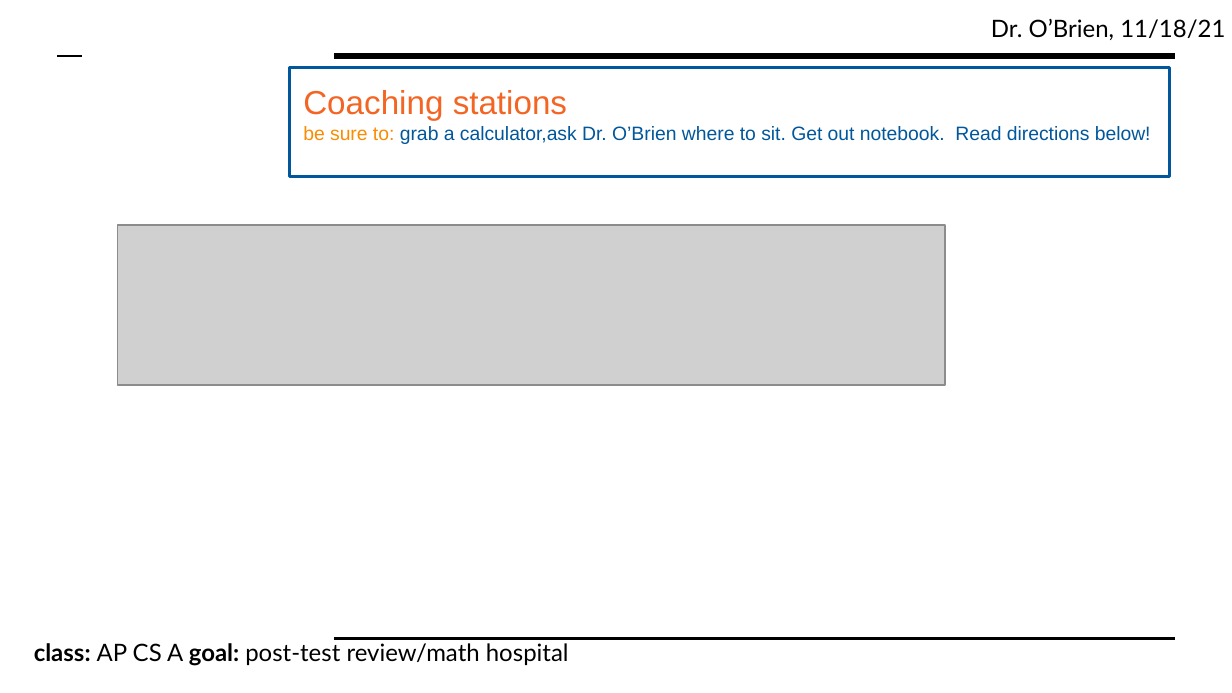
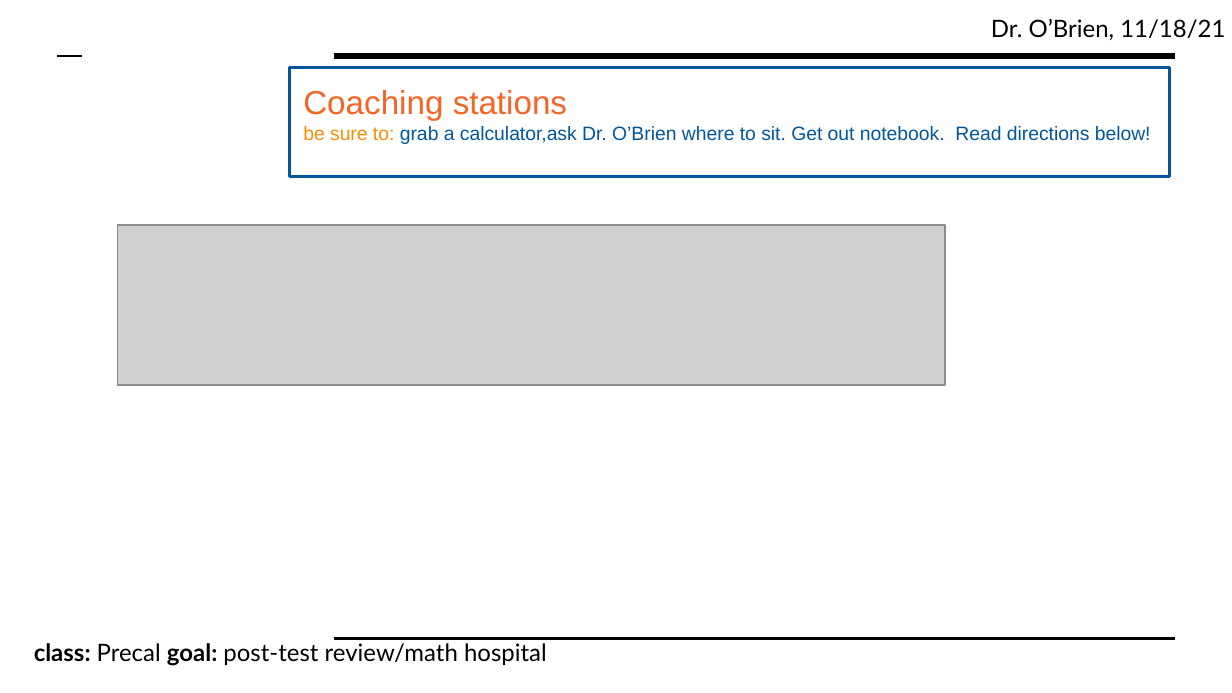
Before and after one commit to cobrien87/work, a slide deck: slide 6 of print/lesson_94_precal.pptx. Drawn at 1232x693 pixels with LibreOffice and Linux fonts; fonts in the diff are those of the drawing; grey boxes stand for pictures; background and template pictures are left out. Boxes give left, top, right and bottom in pixels: in the first picture for what was removed or moved away, otherwise in the second. Text is boxed around its words. In the diff, an @@ line names an element or a change of style, - is before the commit and + after.

```diff
--- a/print/lesson_94_precal.pptx
+++ b/print/lesson_94_precal.pptx
@@ text at (34,643,547,666): text changed @@
-class: AP CS A goal: post-test review/math hospital
+class: Precal goal: post-test review/math hospital
```
Also in this commit, not shown: 5 other slides changed, 1 other file.
